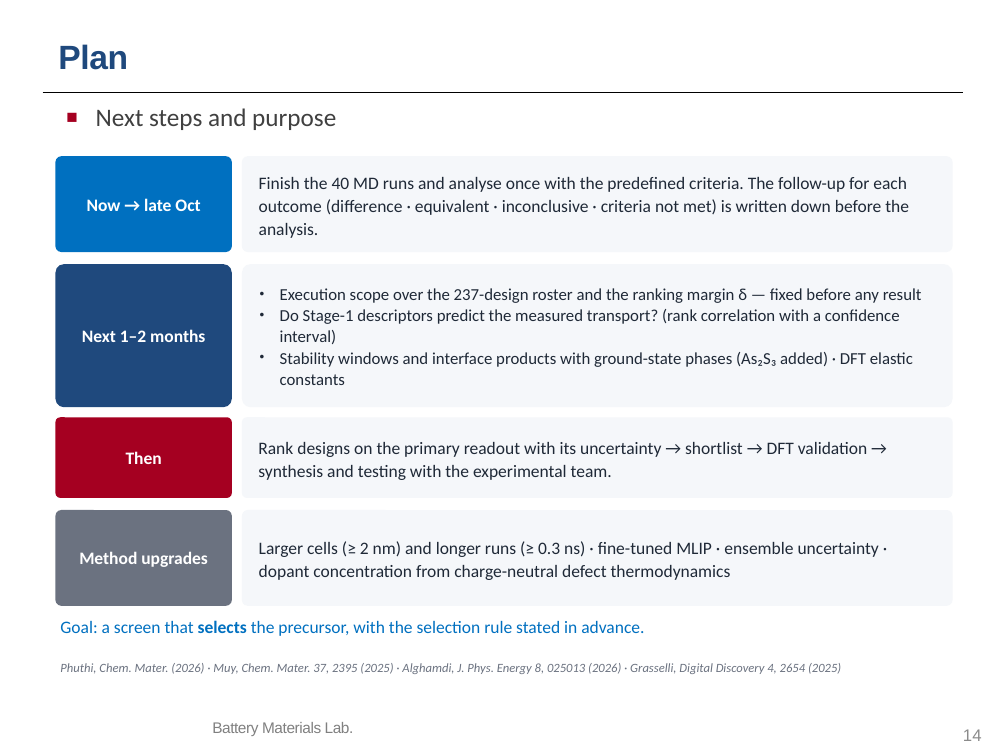
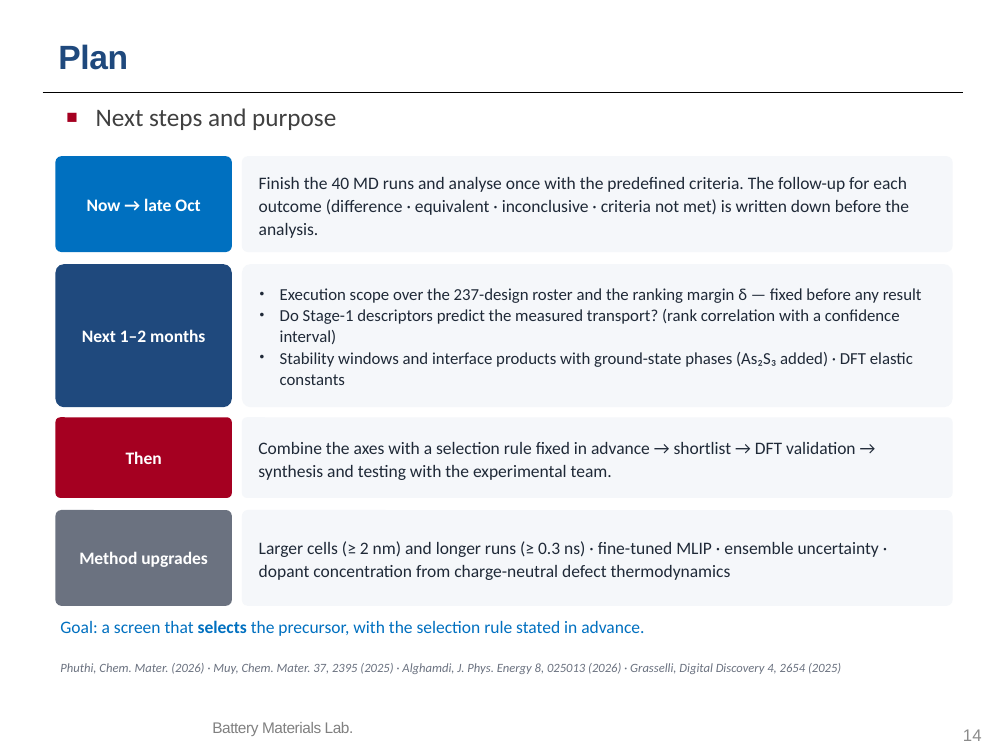
Before and after one commit to yonghoon7153-source/Yonghoon-DEM-DFT, a slide deck: slide 14 of kb/seminars/Research_Seminar_2026_10_13_cascade_progress.pptx. Drawn at 1008x756 pixels with LibreOffice and Linux fonts; fonts in the diff are those of the drawing; background and template pictures are left out. Boxes give left, top, right and bottom in pixels: in the first picture for what was removed or moved away, otherwise in the second. Text is boxed around its words. In the diff, an @@ line names an element or a change of style, - is before the commit and + after.

```diff
--- a/kb/seminars/Research_Seminar_2026_10_13_cascade_progress.pptx
+++ b/kb/seminars/Research_Seminar_2026_10_13_cascade_progress.pptx
@@ text in rounded rectangle at bbox=[258, 442, 855, 480]: text changed @@
-Rank designs on the primary readout with its uncertainty → shortlist → DFT validation → synthesis and testing with the experimental team.
+Combine the axes with a selection rule fixed in advance → shortlist → DFT validation → synthesis and testing with the experimental team.
```
Also in this commit, not shown: 1 other slide changed, 10 other files.
